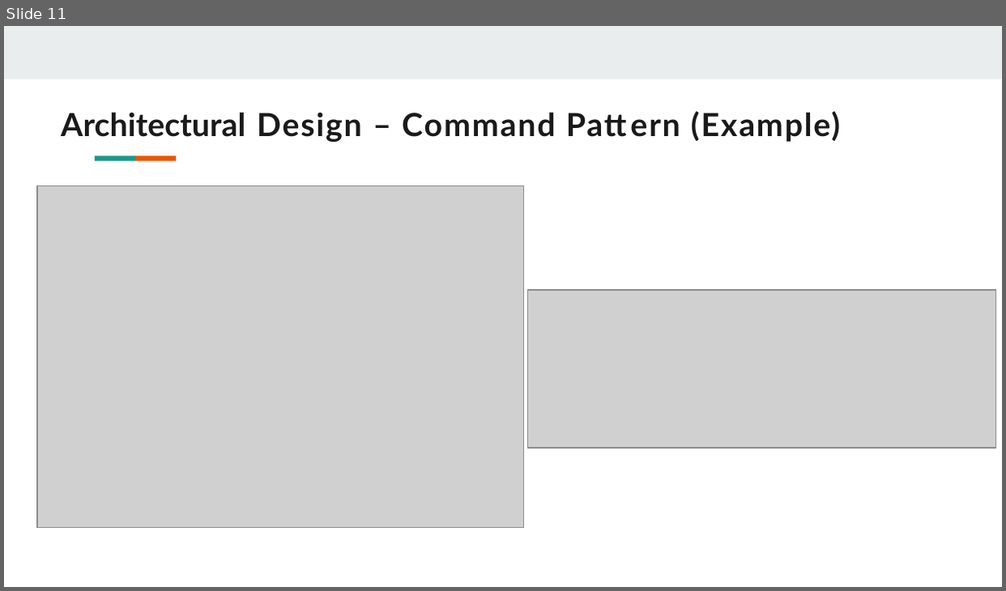
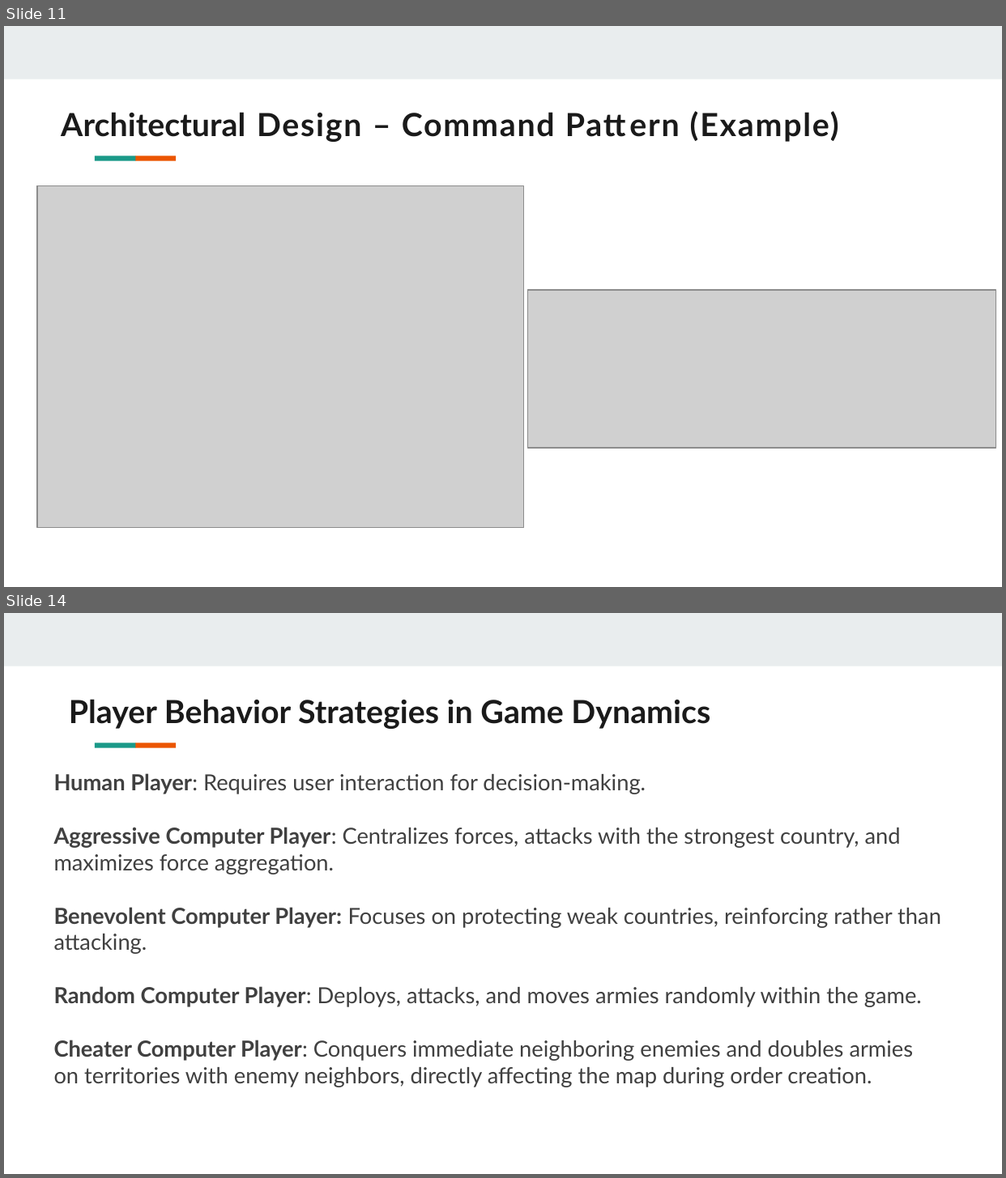
Before and after one commit to abhishekhandacse/SOEN6441-Warzone, a slide deck: documentation/Build 2/Build 2 PPT.pptx. Shown one above the other, each under a label of ours: slide 11 before the commit, slides 11 and 14 after it; the slides between them are not shown. The pictures are 1006x591 and 1006x1178 pixels, drawn with LibreOffice and Linux fonts; fonts in the diff are those of the drawing; grey boxes stand for pictures. Boxes give left, top, right and bottom in pixels: in the first picture for what was removed or moved away, otherwise in the second. Text is boxed around its words. In the diff, an @@ line names an element or a change of style, - is before the commit and + after.

```diff
--- a/documentation/Build 2/Build 2 PPT.pptx
+++ b/documentation/Build 2/Build 2 PPT.pptx
@@ slide 14 added at bbox=[4, 613, 1002, 1174], background #FFFFFF; not listed: 3 template elements that a slide beside it also shows @@
@@ title added at bbox=[69, 699, 710, 729], 23 pt, text #1A1A1A, bold @@
+Player Behavior Strategies in Game Dynamics
@@ text added at bbox=[54, 773, 941, 1088], 16 pt, text #404040 @@
+Human Player: Requires user interaction for decision-making.
+Aggressive Computer Player: Centralizes forces, attacks with the strongest country, and maximizes force aggregation.
+Benevolent Computer Player: Focuses on protecting weak countries, reinforcing rather than attacking.
+Random Computer Player: Deploys, attacks, and moves armies randomly within the game.
+Cheater Computer Player: Conquers immediate neighboring enemies and doubles armies on territories with enemy neighbors, directly affecting the map during order creation.
@@ slide 11 changed as well @@
@@ title "Architectural Design – Command Pattern ..." at bbox=[61, 111, 839, 142]: letter spacing 1.1 to 1 pt in "Design – Command Pattern (Example)" @@
```
Also in this commit, not shown: 11 other slides changed, 5 other slides added, 4 other files.
